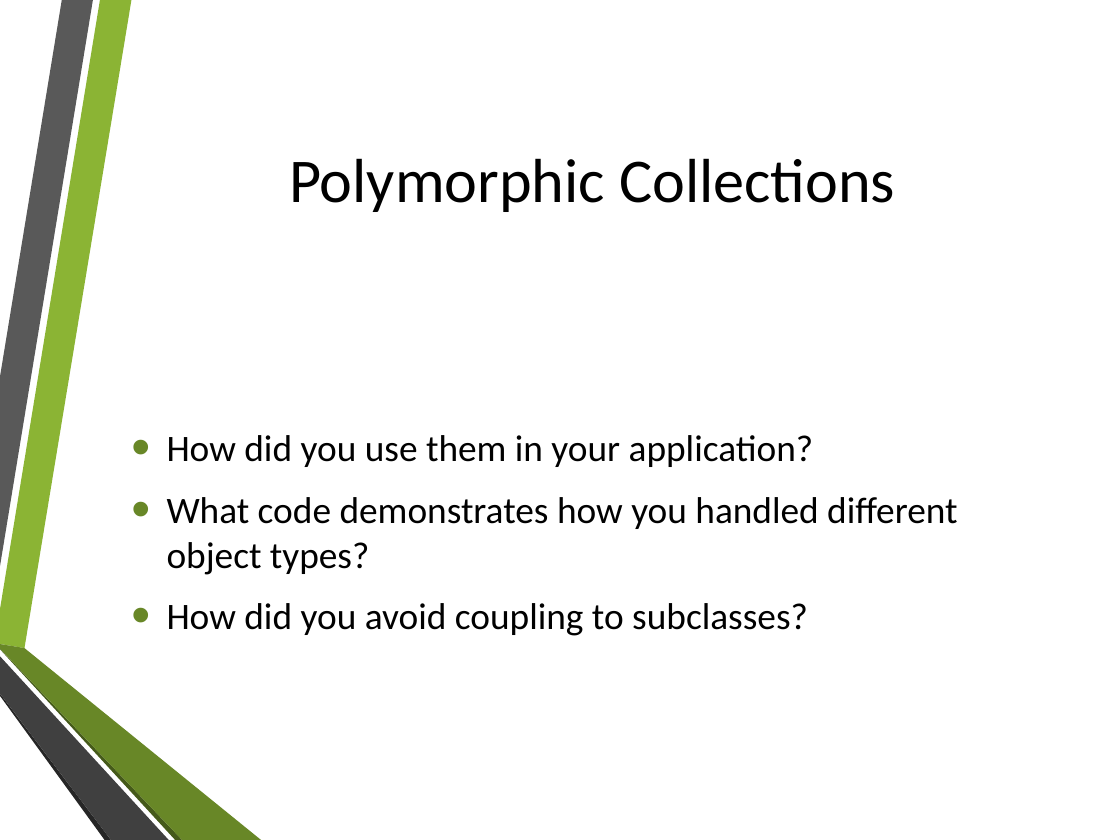
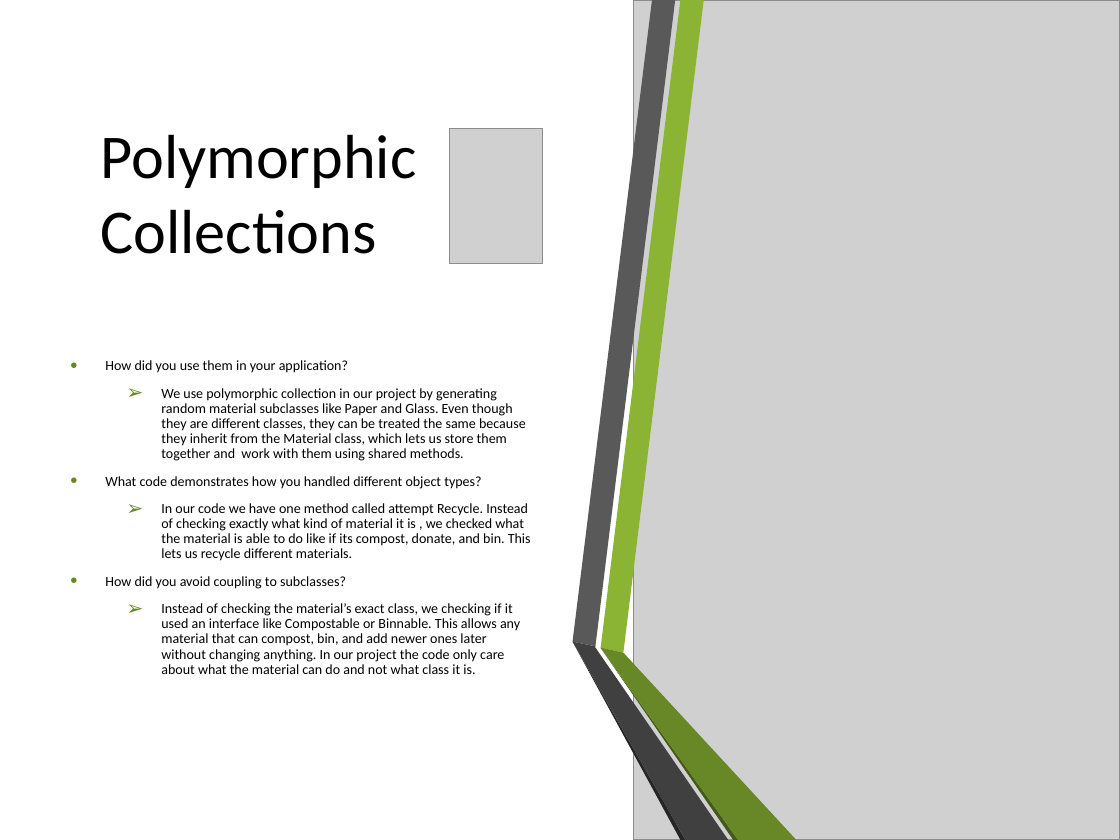
Before and after one commit to clampett/recycling-aid, a slide deck: slide 5 of Recycling Aid Presentation.pptx. Drawn at 1120x840 pixels with LibreOffice and Linux fonts; fonts in the diff are those of the drawing; grey boxes stand for pictures; background and template pictures are left out. Boxes give left, top, right and bottom in pixels: in the first picture for what was removed or moved away, otherwise in the second. Text is boxed around its words. In the diff, an @@ line names an element or a change of style, - is before the commit and + after.

```diff
--- a/Recycling Aid Presentation.pptx
+++ b/Recycling Aid Presentation.pptx
@@ rectangle added at (x1=0, y1=0, x2=1120, y2=840), fill #FFFFFF @@
@@ picture added at (x1=633, y1=0, x2=1120, y2=840) @@
@@ title "Polymorphic Collections" moved from (x1=289, y1=158, x2=895, y2=212) to (x1=100, y1=134, x2=416, y2=254) @@
@@ title "Polymorphic Collections" at (x1=100, y1=134, x2=416, y2=254): alignment centre to left @@
@@ picture added at (x1=449, y1=129, x2=542, y2=263) @@
@@ text "How did you use them ..." moved from (x1=167, y1=435, x2=957, y2=636) to (x1=105, y1=360, x2=531, y2=674) @@
@@ text at (x1=105, y1=360, x2=348, y2=589): size 24 to 9 pt in "How did you use them in your ...", "What code demonstrates how you handled different ...", "How did you avoid coupling to subclasses?"; line spacing 1 to 0.9; less space between paragraphs @@
@@ text at (x1=161, y1=388, x2=526, y2=461): paragraph added @@
+  ➢ We use polymorphic collection in our project by generating random material subclasses like Paper and Glass. Even though they are different classes, they can be treated the same because they inherit from the Material class, which lets us store them together and work with them using shared methods.
@@ text at (x1=161, y1=503, x2=531, y2=561): paragraph added @@
+  ➢ In our code we have one method called attempt Recycle. Instead of checking exactly what kind of material it is , we checked what the material is able to do like if its compost, donate, and bin. This lets us recycle different materials.
@@ text at (x1=161, y1=603, x2=520, y2=674): paragraph added @@
+  ➢ Instead of checking the material’s exact class, we checking if it used an interface like Compostable or Binnable. This allows any material that can compost, bin, and add newer ones later without changing anything. In our project the code only care about what the material can do and not what class it is.
@@ group added at (x1=572, y1=0, x2=796, y2=840): 6 freeform shapes @@
```
Also in this commit, not shown: 9 other slides changed, 1 slide added, 1 slide removed.
